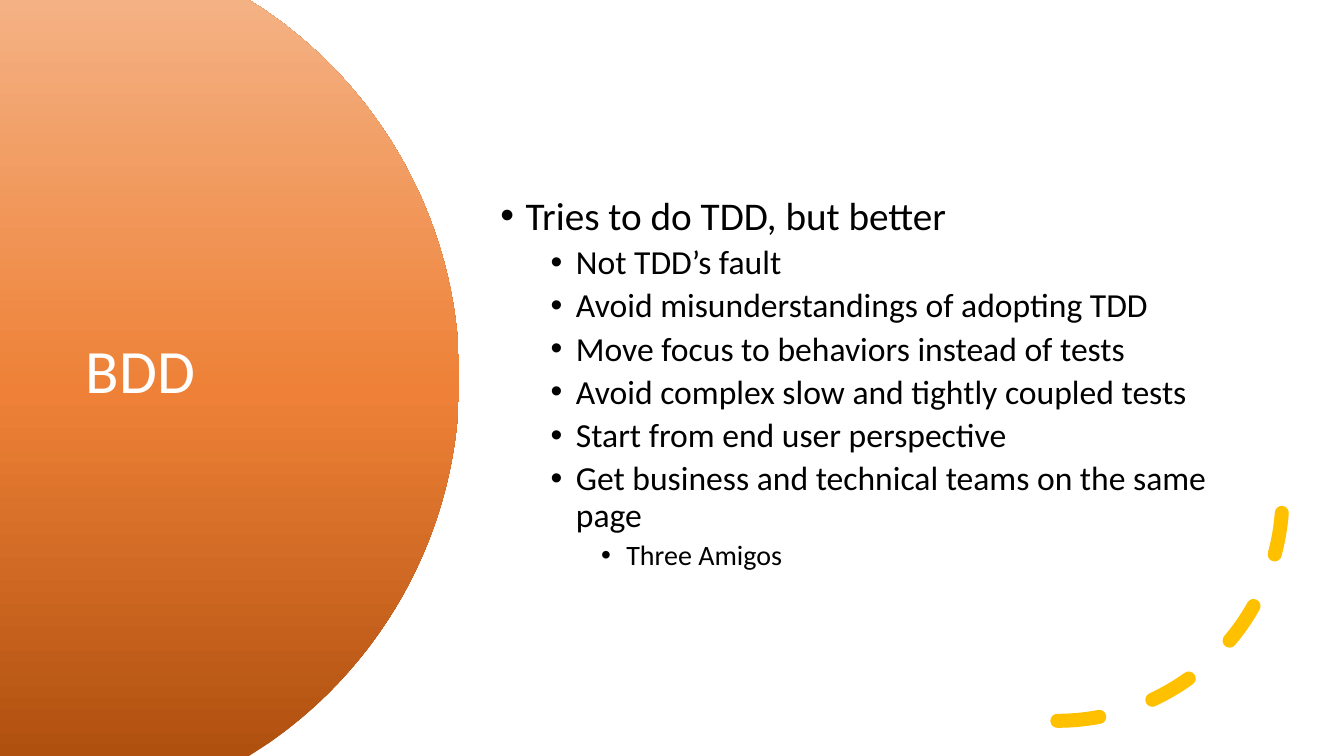
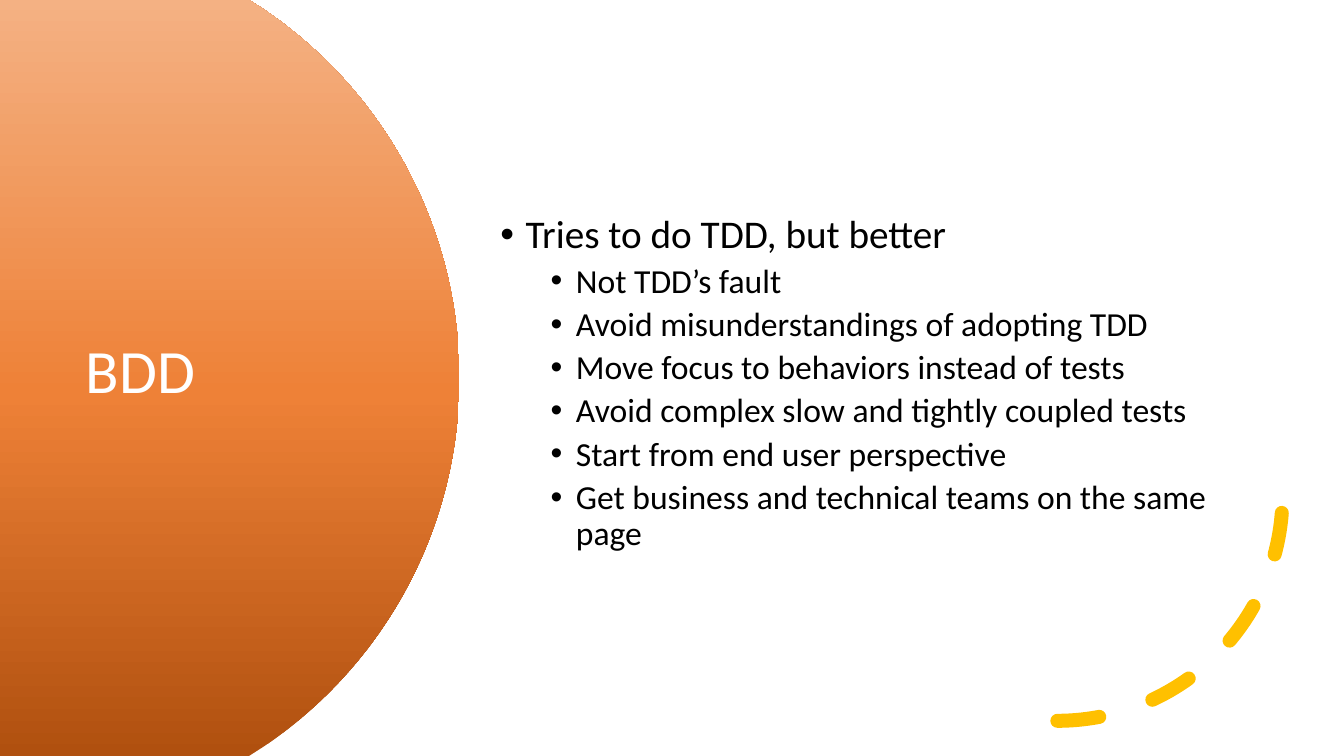
Before and after one commit to kevmoens/ThatConference2023, a slide deck: slide 9 of ThatConference2023.pptx. Drawn at 1344x756 pixels with LibreOffice and Linux fonts; fonts in the diff are those of the drawing. Boxes give left, top, right and bottom in pixels: in the first picture for what was removed or moved away, otherwise in the second. Text is boxed around its words. In the diff, an @@ line names an element or a change of style, - is before the commit and + after.

```diff
--- a/ThatConference2023.pptx
+++ b/ThatConference2023.pptx
@@ text at bbox=[626, 545, 782, 570]: paragraph removed @@
-    • Three Amigos
```
Also in this commit, not shown: 1 other slide changed, 2 slides added, 2 slides removed.
